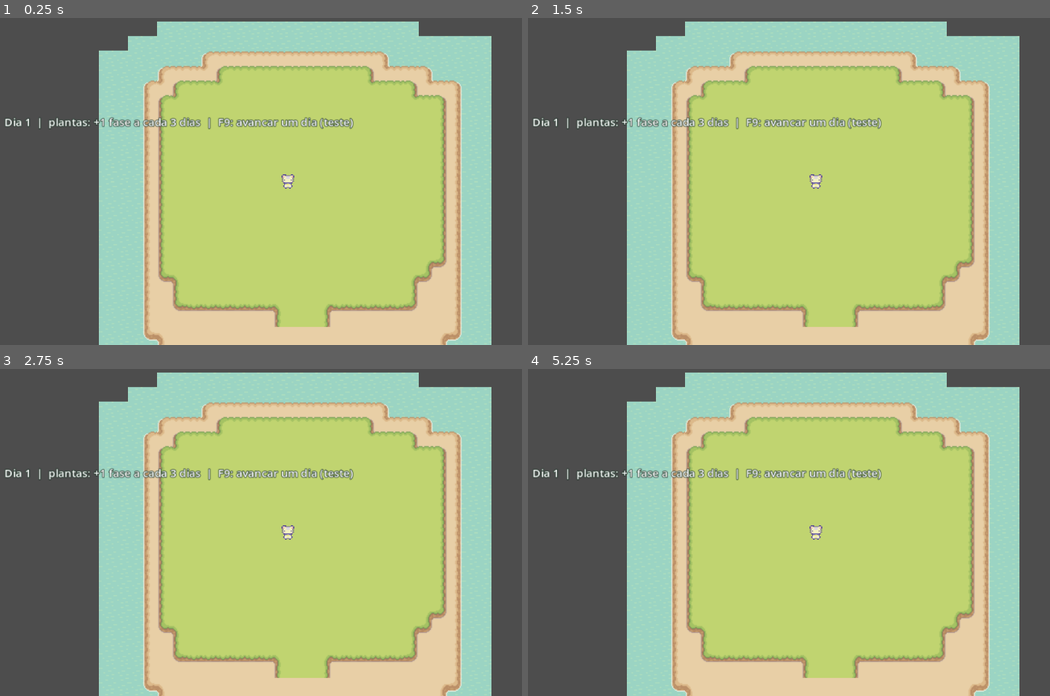
Above: before the commit, frames 1-4 (two rows, left to right).
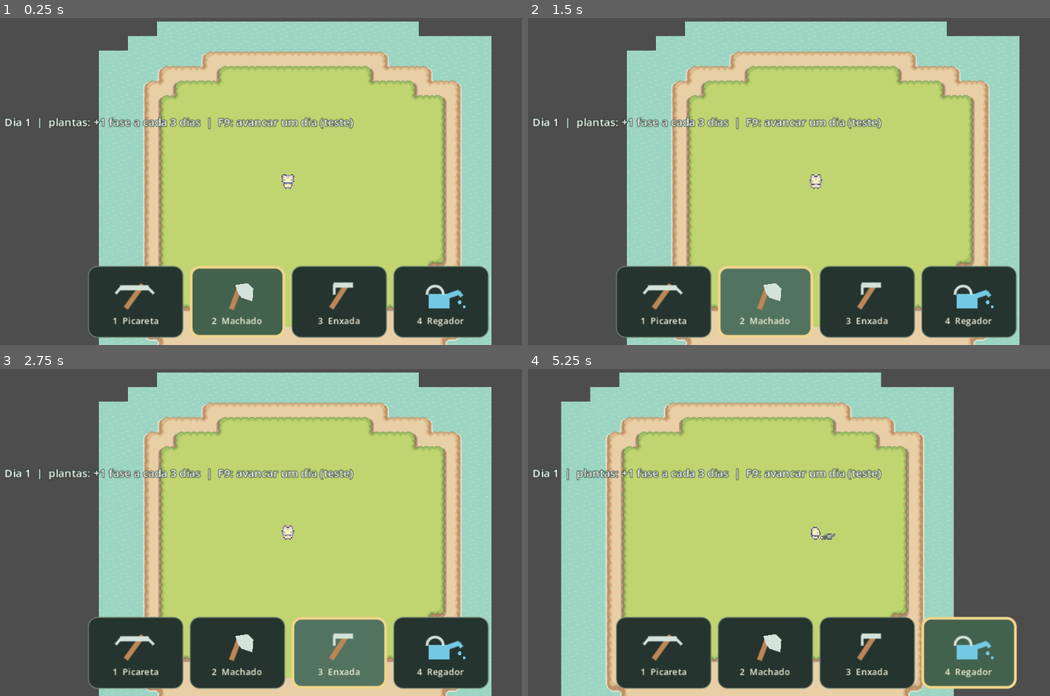
Above: after the commit, the same moments.

Repository: HelioConde/Slime-Harvest
Game: Godot game, scene res://scenes/world/World.tscn
Same seed, same stepped clock (60 frames per second), same inputs: the game is played once before the commit and once after it.
Inputs (mouse positions are in pixels of both pictures, inside the frame that each line leads up to):
- Up to frame 1 (0.25 s): no input
- Up to frame 2 (1.5 s): click (663, 302) at 0.52 s; click (762, 302) at 1.27 s
- Up to frame 3 (2.75 s): click (339, 653) at 2.02 s
- Up to frame 4 (5.25 s): click (966, 653) at 2.77 s; tap Enter at 3.5 s; move the mouse to (945, 516) at 3.52 s; hold D (move_right) 3.53-4.25 s; tap E (interact) at 3.6 s; click (945, 516) at 3.67 s; drag from (700, 548) to (789, 597) at 4.27 s; tap Space at 5 s; move the mouse to (872, 460) at 5.02 s; hold D (move_right) from 5.03 s (still down); tap F (use_tool) at 5.1 s

The runs differ from the first frame. In frame 1, 16% of the frame differs, in the area x 16-94%, y 49-98%; in frame 2, 16%; in frame 3, 16%; in frame 4, 55%, in the area x 6-95%, y 1-100%.
Error before the commit: Parse Error: Identifier "_axe_animating" not declared in the current scope. (res://scripts/player/player.gd:228)

Commit message:
fix(godot): remove stale axe animation guard from player

Diff:
--- a/scripts/player/player.gd
+++ b/scripts/player/player.gd
@@ -224,8 +224,6 @@
 
 func _update_animation(moving: bool, running: bool) -> void:
 	if _action_animating:
-		return
-	if _axe_animating:
 		return
 	var suffix := "down"
 	if facing == Vector2.UP:
